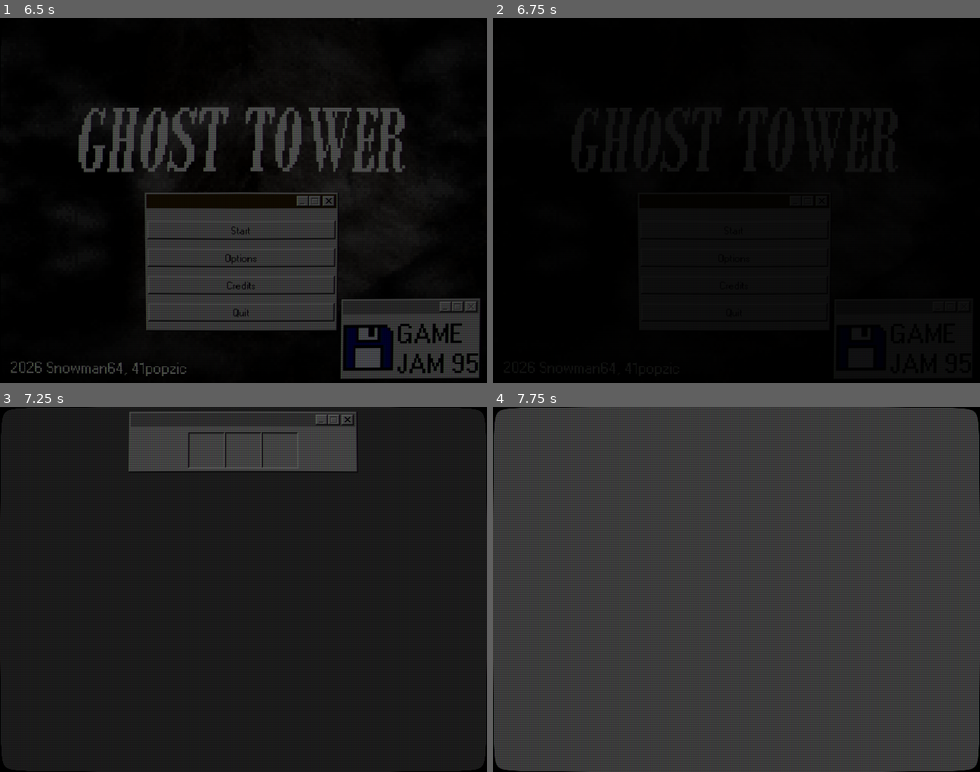
Above: before the commit, frames 1-4 (two rows, left to right).
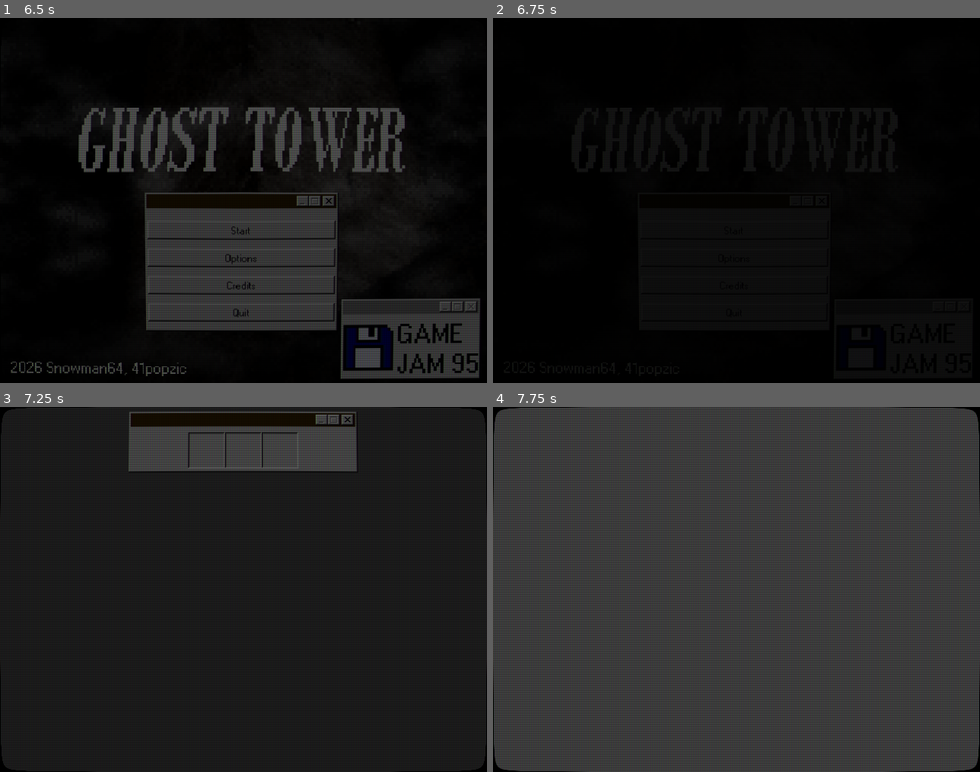
Above: after the commit, the same moments.

Repository: SnowmanSixtyFour/GhostTowerGameJam
Game: Godot game, scene res://Scenes/Game/warning.tscn
The game is run twice, just before and just after one commit, with the same random seed, the same clock (stepped at 60 frames per second) and the same inputs.
Inputs (mouse positions are in pixels of both pictures, inside the frame that each line leads up to):
- Up to frame 1 (6.5 s): tap Enter (start) at 0.5, 0.6, 1.25, 5.1 s; tap H (toggle_hotbar) at 1.35 s; click (413, 346) at 2 s; click (413, 346) at 2.75 s; click (413, 346) at 3.5 s; tap Tab at 4.35 s; click "Start" at 5.75 s
- Up to frame 2 (6.75 s): click "Start" at 6.5 s
- Up to frame 3 (7.25 s): no input
- Up to frame 4 (7.75 s): tap H (toggle_hotbar) at 7.35 s

Frames 1-2 are identical in both runs. In frame 3, 1.5% of the frame differs, in the area x 26-73%, y 1-6%; in frame 4, nothing differs.

Commit message:
Fixed pause bug

Diff:
--- a/Scenes/Game/ghost_tower.tscn
+++ b/Scenes/Game/ghost_tower.tscn
@@ -137,7 +137,7 @@
 layout_mode = 2
 
 [node name="PauseMenuWindow" type="Window" parent="HUD/Screen" unique_id=835516120]
-process_mode = 2
+process_mode = 3
 gui_embed_subwindows = true
 oversampling_override = 1.0
 position = Vector2i(449, 205)
--- a/Scripts/GUI/hud_superclass.gd
+++ b/Scripts/GUI/hud_superclass.gd
@@ -12,6 +12,9 @@
 	# Make sure HUD cannot override input
 	PauseMenuWindow.window_input.connect(_input)
 	HotbarWindow.window_input.connect(_input)
+
+	# Focus
+	HotbarWindow.grab_focus()
 
 func _process(delta: float):
 	pass
